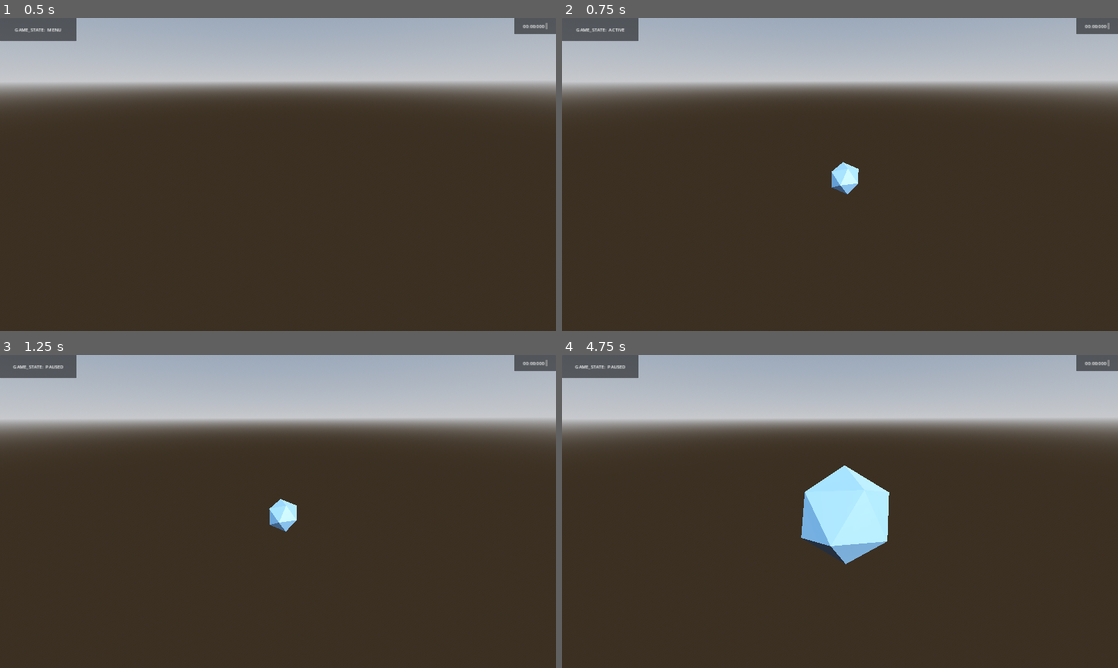
Above: before the commit, frames 1-4 (two rows, left to right).
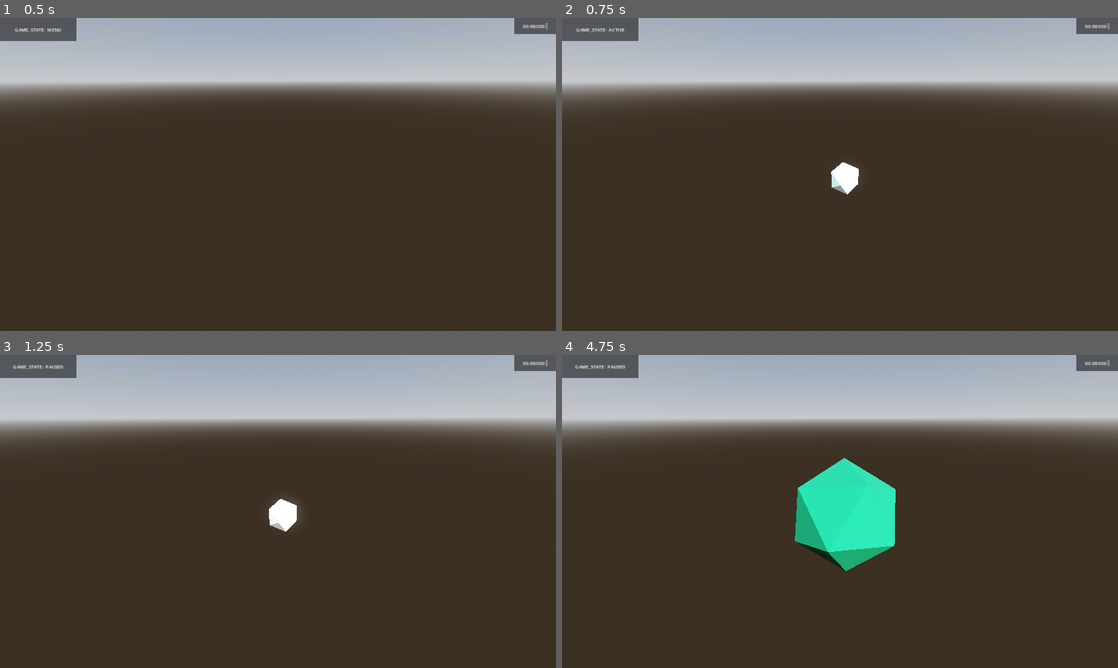
Above: after the commit, the same moments.

Repository: akorzunin/SuperIcosahedron
Game: Godot game, scene res://scenes/Main.tscn
Two runs of this game, one before a commit and one after it. Both use one fixed random seed, a clock stepped at 60 frames per second and the inputs below.
Inputs:
- Up to frame 1 (0.5 s): no input
- Up to frame 2 (0.75 s): tap Enter (ui_accept) at 0.5 s; hold Right (ui_right) from 0.53 s (still down)
- Up to frame 3 (1.25 s): keep holding Right (ui_right); tap Enter (ui_accept) at 0.77 s
- Up to frame 4 (4.75 s): tap Enter (ui_accept) at 1.25, 1.52, 2, 3.02, 3.77, 4.52 s; release Right (ui_right) at 1.28 s; hold Down (ui_down) 1.28-2.03 s; hold Right (ui_right) 2.03-2.78 s; hold Up (ui_up) 2.78-3.53 s; hold Left (ui_left) from 3.53 s (still down)

Frame 1 is identical in both runs. In frame 2, 0.4% of the frame differs, in the area x 48-54%, y 46-57%; in frame 3, 0.4%; in frame 4, 4.8%, in the area x 41-60%, y 32-70%.

Commit message:
feat: added timer to spawn figures

Diff:
--- a/project.godot
+++ b/project.godot
@@ -22,6 +22,10 @@
 [debug]
 
 settings/stdout/print_fps=true
+gdscript/warnings/unassigned_variable=0
+gdscript/warnings/unused_variable=0
+gdscript/warnings/unused_local_constant=0
+gdscript/warnings/unused_parameter=0
 
 [display]
 
--- a/scenes/FigureSpawner.gd
+++ b/scenes/FigureSpawner.gd
@@ -6,7 +6,10 @@
 
 const Icosahedron = preload('res://scenes/figures/icosahedron/Icosahedron.tscn')
 class Figure:
-    var type: String = "new"
+    var type: String
+    func _init(_type: String = 'new'):
+        self.type = _type
+
 # Called when the node enters the scene tree for the first time.
 func _ready() -> void:
     signals.new_game_mode.connect(_on_signals_start_game)
@@ -25,4 +28,8 @@
 
 func _on_signals_start_game(game_mode: GameStateManager.GameMode) -> void:
     if game_mode == GameStateManager.GameMode.START:
-        _on_spawn_figure(Figure.new())
+        _on_spawn_figure(Figure.new('new'))
+
+
+func _on_timer_timeout() -> void:
+    _on_spawn_figure(Figure.new('new'))
--- a/scenes/Main.tscn
+++ b/scenes/Main.tscn
@@ -1,8 +1,9 @@
-[gd_scene load_steps=9 format=3 uid="uid://da0i5mvi5peld"]
+[gd_scene load_steps=10 format=3 uid="uid://da0i5mvi5peld"]
 
 [ext_resource type="Script" path="res://scenes/Main.gd" id="1_pfxim"]
 [ext_resource type="Script" path="res://scenes/FigureSpawner.gd" id="4_kdf15"]
 [ext_resource type="Script" path="res://scenes/Signals.gd" id="5_ano1o"]
+[ext_resource type="Script" path="res://scenes/Timer.gd" id="5_yghvw"]
 [ext_resource type="Script" path="res://scenes/GameStateManager.gd" id="6_3ppd5"]
 
 [sub_resource type="ProceduralSkyMaterial" id="ProceduralSkyMaterial_yo2jy"]
@@ -93,7 +94,7 @@
 transform = Transform3D(1, 0, 0, 0, 1, 0, 0, 0, 1, 0, 0, 4.36983)
 
 [node name="CollisionShape3D" type="CollisionShape3D" parent="CollisionContainer"]
-transform = Transform3D(1, 0, 0, 0, 1, 0, 0, 0, 1, -0.324239, -0.582855, 4.82459)
+transform = Transform3D(1, 0, 0, 0, 1, 0, 0, 0, 1, -0.324239, -0.582855, 7.84043)
 shape = SubResource("BoxShape3D_3udkk")
 
 [node name="FigureSpawner" type="Marker3D" parent="."]
@@ -106,4 +107,10 @@
 [node name="GameStateManager" type="Node" parent="."]
 script = ExtResource("6_3ppd5")
 
+[node name="Timer" type="Timer" parent="."]
+unique_name_in_owner = true
+script = ExtResource("5_yghvw")
+spawn_speed = 10
+
 [connection signal="game_state_changed" from="Signals" to="GameStateManager" method="_on_signals_game_state_changed"]
+[connection signal="timeout" from="Timer" to="FigureSpawner" method="_on_timer_timeout"]
--- /dev/null
+++ b/scenes/Timer.gd
@@ -0,0 +1,26 @@
+extends Timer
+
+enum SpawnSpeeds {SPEED_1 = 1, SPEED_2 = 3, SPEED_3 = 20}
+@export var spawn_speed: SpawnSpeeds
+
+@onready var signals: Signals = $"/root/Main/Signals"
+# Called when the node enters the scene tree for the first time.
+func _ready() -> void:
+    signals.new_game_mode.connect(_on_signals_new_game_mode)
+
+
+# Called every frame. 'delta' is the elapsed time since the previous frame.
+func _process(delta: float) -> void:
+    pass
+
+func _on_signals_new_game_mode(game_mode: GameStateManager.GameMode):
+    if game_mode in [
+        GameStateManager.GameMode.START,
+        GameStateManager.GameMode.RESUME,
+    ]:
+        start(1 % spawn_speed)
+    elif game_mode in [
+        GameStateManager.GameMode.PAUSE,
+        GameStateManager.GameMode.END,
+    ]:
+        stop()
--- a/scenes/figures/icosahedron/Icosahedron.tscn
+++ b/scenes/figures/icosahedron/Icosahedron.tscn
@@ -1,8 +1,14 @@
-[gd_scene load_steps=5 format=3 uid="uid://bwfxbwrjk0di4"]
+[gd_scene load_steps=7 format=3 uid="uid://bwfxbwrjk0di4"]
 
 [ext_resource type="Script" path="res://scenes/figures/icosahedron/MeshIcosahedron.gd" id="1_lo7km"]
+[ext_resource type="Shader" uid="uid://b555t84rxkthb" path="res://shaders/color_shader.tres" id="2_bgxwn"]
 [ext_resource type="ArrayMesh" path="res://scenes/figures/icosahedron/icosahedron_Solid.res" id="2_ybagd"]
 [ext_resource type="Script" path="res://scenes/figures/icosahedron/Icosahedron.gd" id="3_ni7r4"]
+
+[sub_resource type="ShaderMaterial" id="ShaderMaterial_c87i4"]
+render_priority = 0
+shader = ExtResource("2_bgxwn")
+shader_parameter/ColorParameter = Color(0.368627, 0.768627, 0.67451, 0.0941176)
 
 [sub_resource type="SphereShape3D" id="SphereShape3D_qnyg4"]
 radius = 0.994164
@@ -11,6 +17,7 @@
 script = ExtResource("1_lo7km")
 
 [node name="MeshInstance3D" type="MeshInstance3D" parent="."]
+material_override = SubResource("ShaderMaterial_c87i4")
 mesh = ExtResource("2_ybagd")
 skeleton = NodePath("../../..")
 script = ExtResource("3_ni7r4")
--- a/scenes/figures/icosahedron/MeshIcosahedron.gd
+++ b/scenes/figures/icosahedron/MeshIcosahedron.gd
@@ -1,7 +1,7 @@
 class_name MeshIcosahedron
 extends MeshInstance3D
 
-@export var SCALE_FACTOR := 1.009
+@export_range(1.005, 1.02, 0.005) var SCALE_FACTOR := 1.01
 @export var scaling_enabled = true
 @onready var signals: Signals = $"/root/Main/Signals"
 @onready var area: Area3D = $"/root/Main/CollisionContainer"
@@ -9,19 +9,12 @@
 # Called when the node enters the scene tree for the first time.
 func _ready() -> void:
     signals.new_game_mode.connect(_game_mode_changed)
-    area.area_entered.connect(_on_area_exit)
+    area.area_entered.connect(func (n: Area3D): n.get_parent().queue_free())
 
 # Called every frame. 'delta' is the elapsed time since the previous frame.
 func _process(delta: float) -> void:
     if scaling_enabled:
         scale_object_local(Vector3(SCALE_FACTOR, SCALE_FACTOR, SCALE_FACTOR, ))
 
-
 func _game_mode_changed(game_mode: GameStateManager.GameMode) -> void:
-    if game_mode == GameStateManager.GameMode.PAUSE:
-        scaling_enabled = false
-    else:
-        scaling_enabled = true
-
-func _on_area_exit(n: Area3D):
-    queue_free()
+    scaling_enabled = false if game_mode == GameStateManager.GameMode.PAUSE else true
--- a/shaders/color_shader.tres
+++ b/shaders/color_shader.tres
@@ -1,32 +1,60 @@
-[gd_resource type="VisualShader" load_steps=2 format=3 uid="uid://b555t84rxkthb"]
+[gd_resource type="VisualShader" load_steps=5 format=3 uid="uid://b555t84rxkthb"]
 
 [sub_resource type="VisualShaderNodeColorParameter" id="VisualShaderNodeColorParameter_psa62"]
+output_port_for_preview = 4
 expanded_output_ports = [0]
 parameter_name = "ColorParameter"
 default_value_enabled = true
+default_value = Color(0.931317, 0.540617, 0.726391, 1)
+
+[sub_resource type="VisualShaderNodeInput" id="VisualShaderNodeInput_3d7em"]
+input_name = "time"
+
+[sub_resource type="VisualShaderNodeColorOp" id="VisualShaderNodeColorOp_fk1o1"]
+output_port_for_preview = 0
+
+[sub_resource type="VisualShaderNodeFloatFunc" id="VisualShaderNodeFloatFunc_fn8pg"]
+function = 0
 
 [resource]
 code = "shader_type spatial;
 render_mode blend_mix, depth_draw_opaque, cull_back, diffuse_lambert, specular_schlick_ggx;
 
-uniform vec4 ColorParameter : source_color = vec4(1.000000, 1.000000, 1.000000, 1.000000);
+uniform vec4 ColorParameter : source_color = vec4(0.931317, 0.540617, 0.726391, 1.000000);
 
 
 
 void fragment() {
 // ColorParameter:4
 	vec4 n_out4p0 = ColorParameter;
-	float n_out4p4 = n_out4p0.a;
+
+
+// Input:5
+	float n_out5p0 = TIME;
+
+
+// FloatFunc:7
+	float n_out7p0 = sin(n_out5p0);
+
+
+// ColorOp:6
+	vec3 n_out6p0 = vec3(1.0) - (vec3(1.0) - vec3(n_out4p0.xyz)) * (vec3(1.0) - vec3(n_out7p0));
 
 
 // Output:0
-	ALBEDO = vec3(n_out4p0.xyz);
-	ALPHA = n_out4p4;
+	ALBEDO = n_out6p0;
 
 
 }
 "
-nodes/fragment/0/position = Vector2(300, 80)
+graph_offset = Vector2(-437.585, 14.0476)
+nodes/fragment/0/position = Vector2(440, 60)
 nodes/fragment/4/node = SubResource("VisualShaderNodeColorParameter_psa62")
-nodes/fragment/4/position = Vector2(-220, 200)
-nodes/fragment/connections = PackedInt32Array(4, 0, 0, 0, 4, 4, 0, 1)
+nodes/fragment/4/position = Vector2(-320, 160)
+nodes/fragment/5/node = SubResource("VisualShaderNodeInput_3d7em")
+nodes/fragment/5/position = Vector2(-580, 60)
+nodes/fragment/6/node = SubResource("VisualShaderNodeColorOp_fk1o1")
+nodes/fragment/6/position = Vector2(20, 60)
+nodes/fragment/7/node = SubResource("VisualShaderNodeFloatFunc_fn8pg")
+nodes/fragment/7/position = Vector2(-260, 60)
+nodes/fragment/connections = PackedInt32Array(6, 0, 0, 0, 4, 0, 6, 0, 5, 0, 7, 0, 7, 0, 6, 1)
